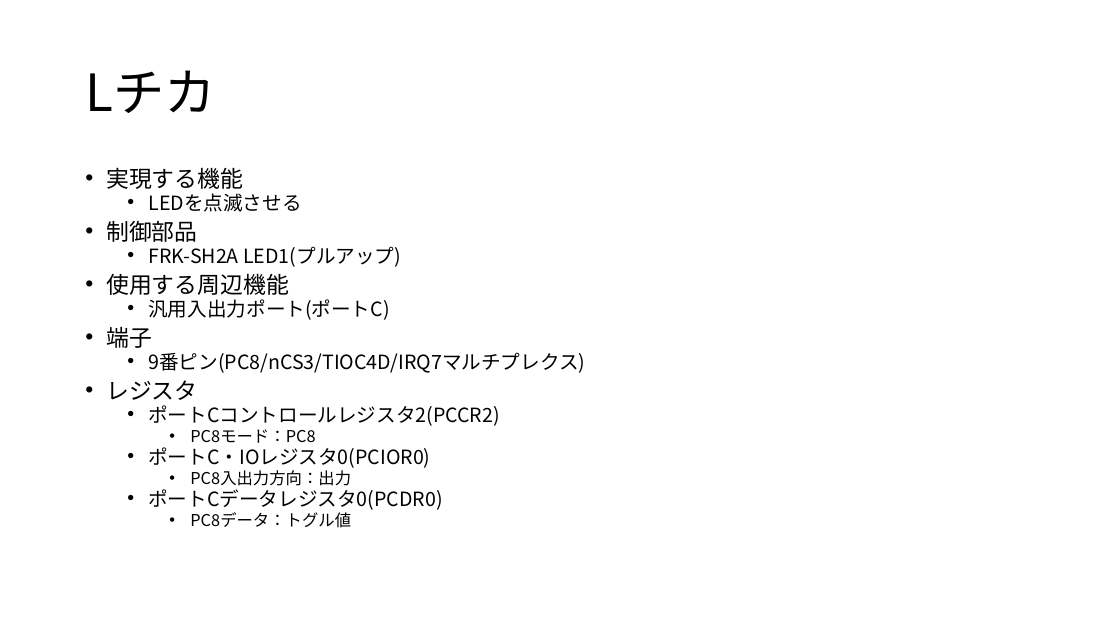
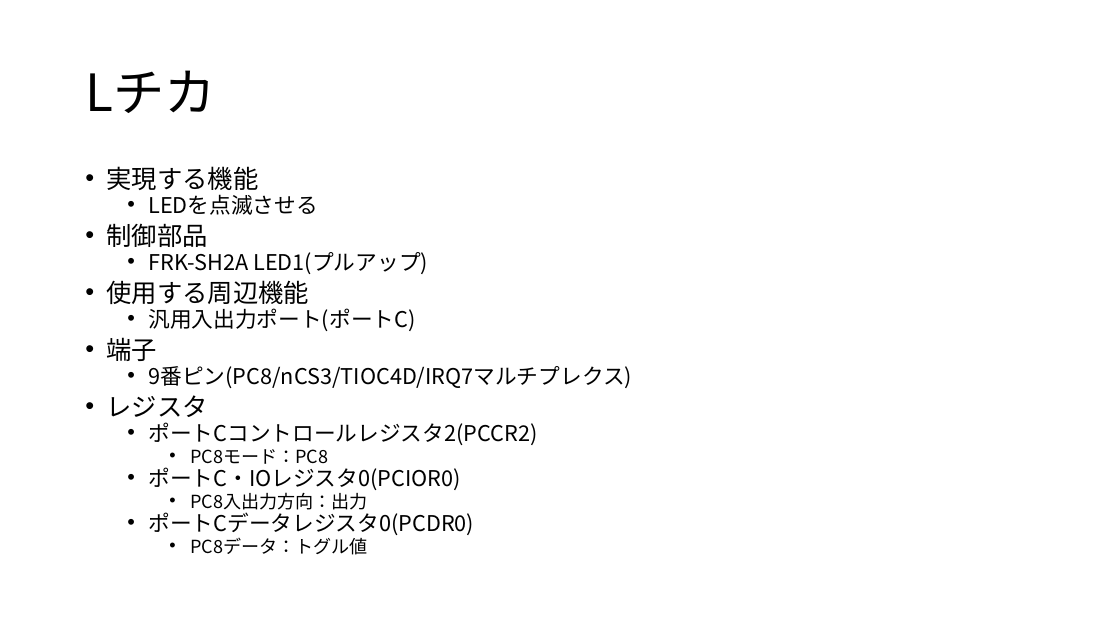
Before and after one commit to moku828/sh7262_an, a slide deck: slide 4 of SH7262アプリケーションノート.pptx (slide 3 before the commit). Drawn at 1120x630 pixels with LibreOffice and Linux fonts; fonts in the diff are those of the drawing. Boxes give left, top, right and bottom in pixels: in the first picture for what was removed or moved away, otherwise in the second. Text is boxed around its words. In the diff, an @@ line names an element or a change of style, - is before the commit and + after.

```diff
--- a/SH7262アプリケーションノート.pptx
+++ b/SH7262アプリケーションノート.pptx
@@ text "実現する機能" at (106, 166, 632, 555): size 19.6 to 21.7 pt in "実現する機能", "制御部品", "使用する周辺機能", "端子" and 1 more places; size 16.8 to 18.6 pt in "LEDを点滅させる", "FRK-SH2A LED1(プルアップ)", "汎用入出力ポート(ポートC)", "9番ピン(PC8/nCS3/TIOC4D/IRQ7マルチプレクス)" and 3 more places; size 14 to 15.5 pt in "PC8モード：PC8", "PC8入出力方向：出力", "PC8データ：トグル値" @@
```
Also in this commit, not shown: 1 other slide changed, 14 slides added.
